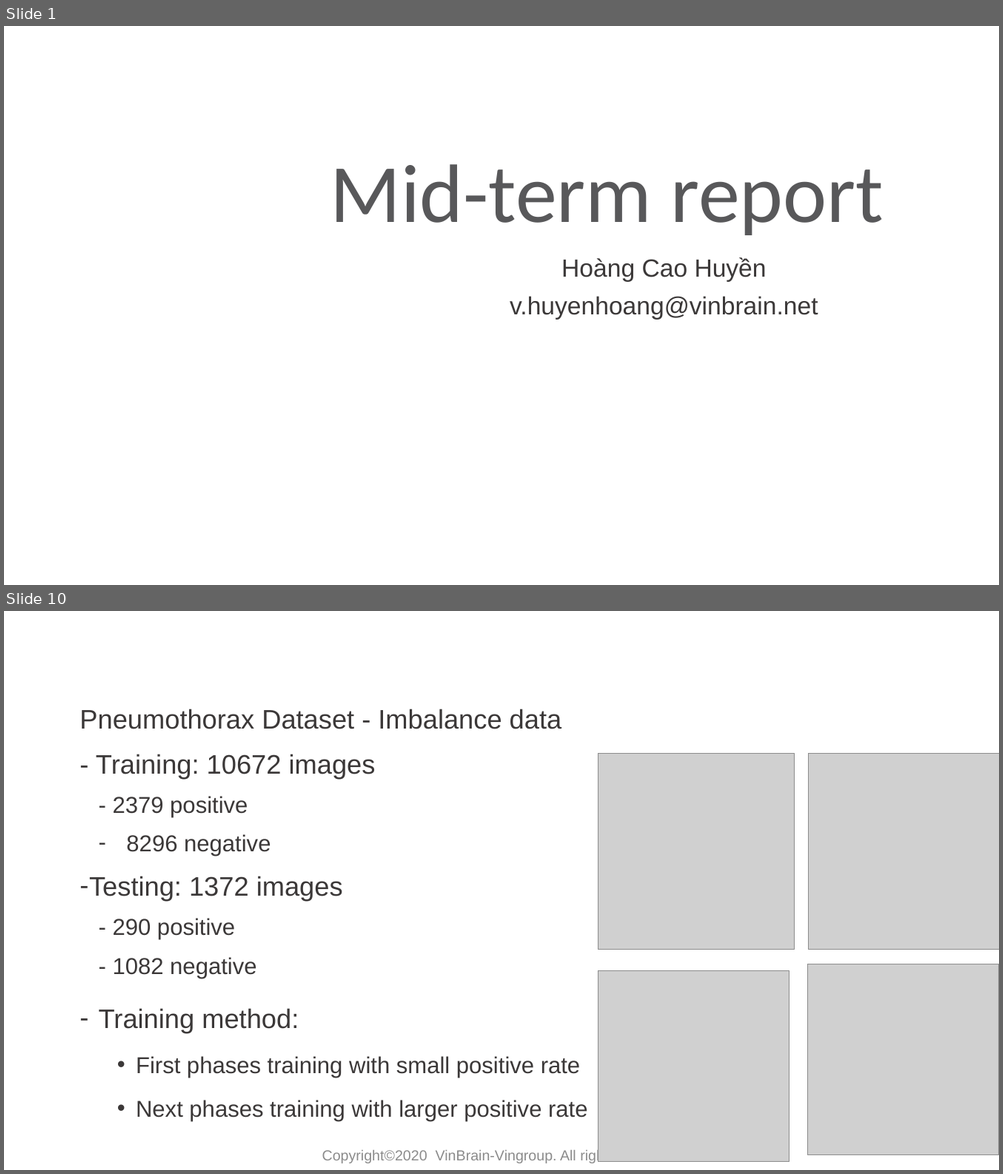
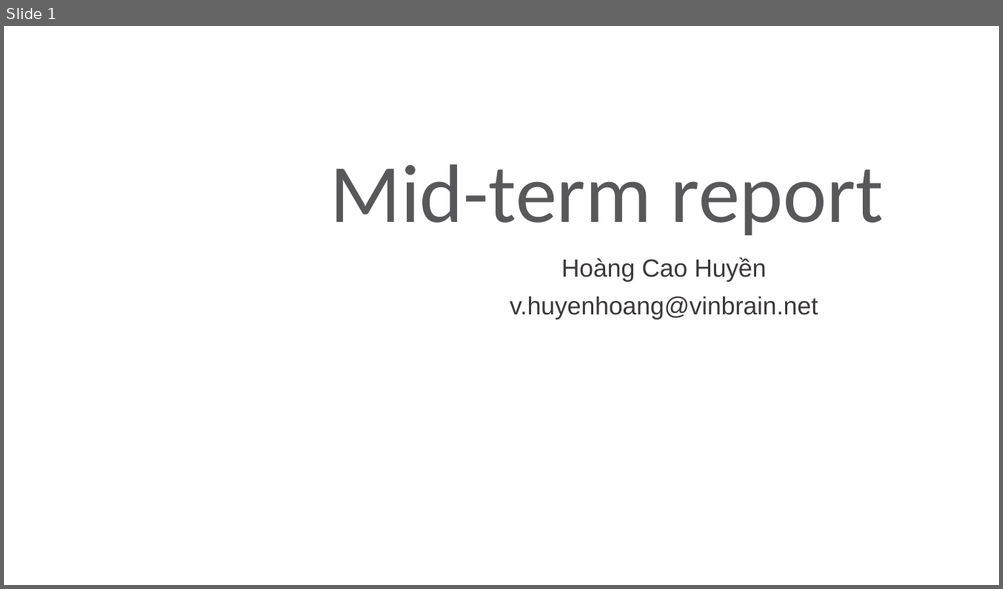
Before and after one commit to huyentls1114/vinbrain-internship, a slide deck: mid_term/mid_term.pptx. Shown one above the other, each under a label of ours: slides 1 and 10 before the commit, slide 1 after it; the slides between them are not shown. The pictures are 1003x1174 and 1003x589 pixels, drawn with LibreOffice and Linux fonts; fonts in the diff are those of the drawing; grey boxes stand for pictures; background and template pictures are left out. Boxes give left, top, right and bottom in pixels: in the first picture for what was removed or moved away, otherwise in the second. Text is boxed around its words. In the diff, an @@ line names an element or a change of style, - is before the commit and + after.

```diff
--- a/mid_term/mid_term.pptx
+++ b/mid_term/mid_term.pptx
@@ slide 10 removed at [4, 611, 999, 1170], background #FFFFFF @@
@@ title removed at [73, 612, 930, 679] @@
-Classification problem
@@ text removed at [79, 709, 587, 1122] @@
-Pneumothorax Dataset - Imbalance data
-- Training: 10672 images
-  - 2379 positive
-  – 8296 negative
-– Testing: 1372 images
-  - 290 positive
-  - 1082 negative
-– Training method:
-  • First phases training with small positive rate
-  • Next phases training with larger positive rate
@@ picture removed at [598, 754, 794, 950] @@
@@ picture removed at [808, 754, 999, 950] @@
@@ picture removed at [808, 964, 999, 1155] @@
@@ picture removed at [598, 971, 789, 1162] @@
@@ text removed at [322, 1149, 680, 1164] @@
-Copyright©2020 VinBrain-Vingroup. All rights reserved.
```
Also in this commit, not shown: 8 slides changed, 5 slides added, 5 other slides removed, 5 other files.
